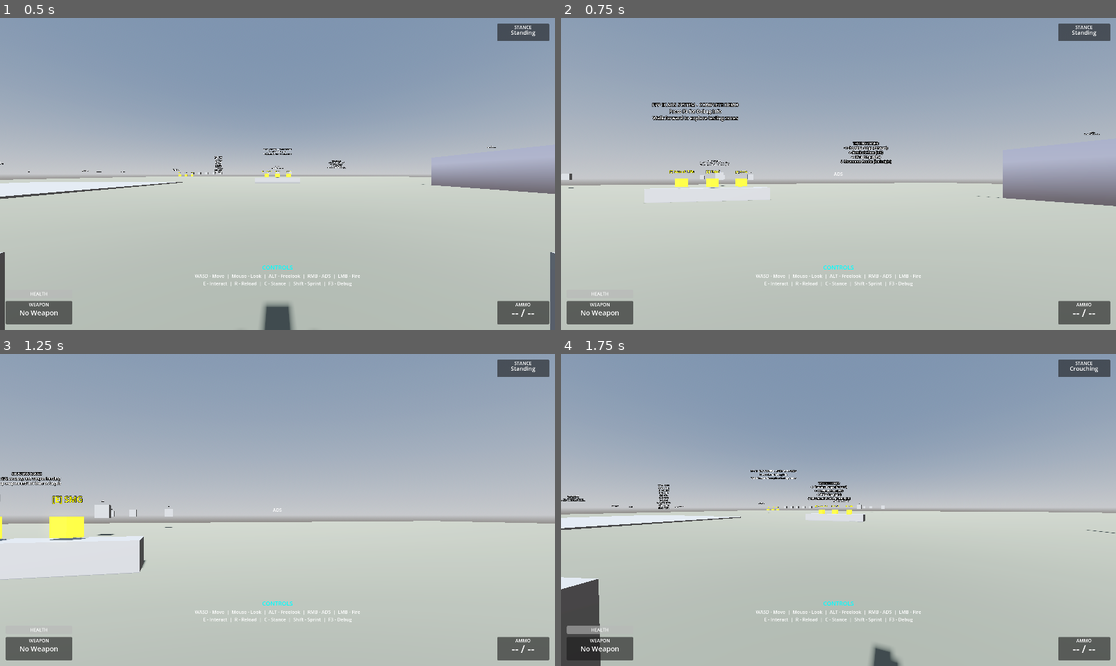
Above: before the commit, frames 1-4 (two rows, left to right).
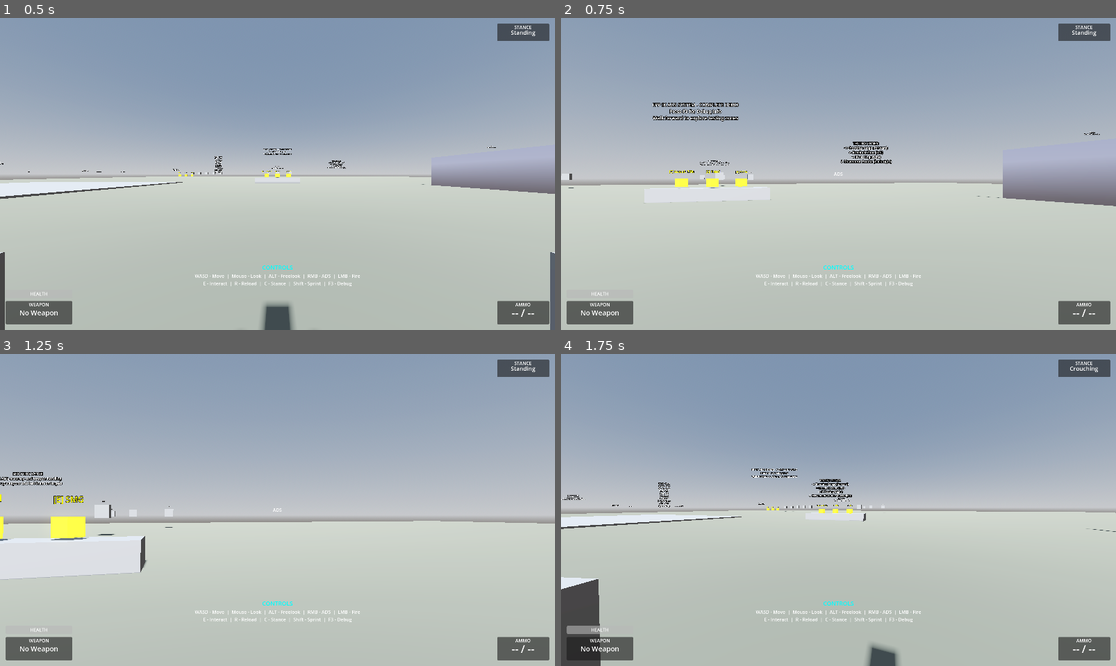
Above: after the commit, the same moments.

Repository: lmf-git/fpp-ik-ads
Game: Godot game, scene res://scenes/enhanced_demo.tscn
Same seed, same stepped clock (60 frames per second), same inputs: the game is played once before the commit and once after it.
Inputs (mouse positions are in pixels of both pictures, inside the frame that each line leads up to):
- Up to frame 1 (0.5 s): no input
- Up to frame 2 (0.75 s): tap Enter (ui_accept) at 0.5 s; move the mouse to (866, 174) at 0.52 s; hold W (move_forward) from 0.53 s (still down); hold Right mouse button (aim_down_sights) from 0.53 s (still down)
- Up to frame 3 (1.25 s): keep holding W (move_forward); keep holding Right mouse button (aim_down_sights); tap Space (jump) at 0.77 s
- Up to frame 4 (1.75 s): keep holding W (move_forward); move the mouse to (810, 510) at 1.27 s; release Right mouse button (aim_down_sights) at 1.28 s; tap C (crouch) at 1.35 s; tap Space (jump) at 1.52 s

Frame 1 is identical in both runs. In frame 2, 0.3% of the frame differs, in the area x 0-97%, y 27-60%; in frame 3, 0.4%; in frame 4, 1.3%, in the area x 0-100%, y 36-100%.

Commit message:
Fix opposite direction sliding by using instant velocity changes
Changed from acceleration-based to instant velocity for FPS-style responsive movement.
The acceleration approach caused opposing velocity when changing direction.

Changes:
- Instant velocity when moving on floor (direction.x * speed)
- Strong friction (25.0) when on ground with no input
- Separate air friction (2.0) for air control
- Increased velocity threshold to 0.1 for better snap-to-zero

This eliminates the opposite direction sliding issue.

Diff:
--- a/scripts/skeleton_fpp_controller.gd
+++ b/scripts/skeleton_fpp_controller.gd
@@ -173,26 +173,29 @@
 	var movement_basis = Transform3D.IDENTITY.rotated(Vector3.UP, body_y_rotation)
 	var direction = (movement_basis.basis * Vector3(input_dir.x, 0, input_dir.y)).normalized()
 
-	# Use acceleration instead of instant velocity for smooth movement
-	var acceleration = 80.0  # Fast acceleration
-	var deceleration = 100.0  # Very strong deceleration for instant stopping
-
+	# FPS-style movement: instant velocity changes when on floor
 	if direction and is_on_floor():
-		# Accelerate towards target speed
-		var target_velocity = direction * speed
-		velocity.x = move_toward(velocity.x, target_velocity.x, acceleration * delta)
-		velocity.z = move_toward(velocity.z, target_velocity.z, acceleration * delta)
+		# Set velocity directly for instant responsive movement
+		velocity.x = direction.x * speed
+		velocity.z = direction.z * speed
+	elif is_on_floor():
+		# Apply strong friction when on ground with no input
+		var friction = 25.0
+		velocity.x = move_toward(velocity.x, 0, friction * delta)
+		velocity.z = move_toward(velocity.z, 0, friction * delta)
 	else:
-		# Decelerate to stop
-		velocity.x = move_toward(velocity.x, 0, deceleration * delta)
-		velocity.z = move_toward(velocity.z, 0, deceleration * delta)
+		# Air control - apply slight deceleration
+		var air_friction = 2.0
+		velocity.x = move_toward(velocity.x, 0, air_friction * delta)
+		velocity.z = move_toward(velocity.z, 0, air_friction * delta)
 
 	# Snap very small velocities to zero to prevent micro-sliding
-	var velocity_threshold = 0.01
-	if abs(velocity.x) < velocity_threshold:
-		velocity.x = 0
-	if abs(velocity.z) < velocity_threshold:
-		velocity.z = 0
+	if is_on_floor():
+		var velocity_threshold = 0.1
+		if abs(velocity.x) < velocity_threshold:
+			velocity.x = 0
+		if abs(velocity.z) < velocity_threshold:
+			velocity.z = 0
 
 	move_and_slide()
 
